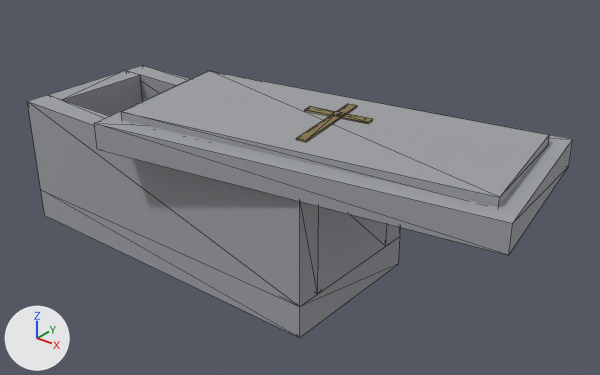
Renders of the FBX model Assets/HollowCurrent/Resources/Castle/Sarcophagus.fbx from each side of a commit.
Both versions are drawn from a camera (50 mm lens) standing at (3.5, -3.43, 2.73) and looking at (0.68, 0.09, 0.55). Every picture has the same lights, and +X, +Y and +Z are marked at lower left. The first picture is the older version. Mesh edges are drawn as thin lines. Where no turn or scale is listed for an object, it has been applied to the vertices. Vertices at exactly the same position are counted once.

In view in the first picture: 'Sarcophagus'.
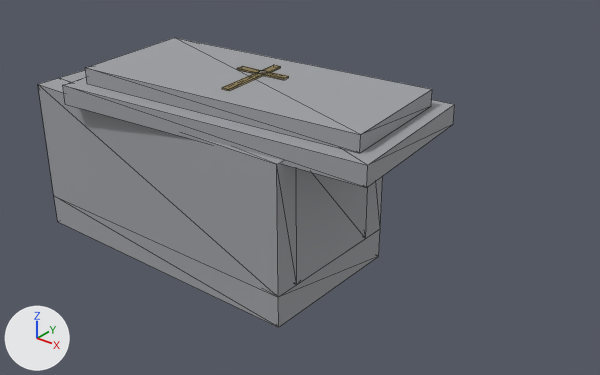
What the commit changed:
me_sarcophagus is used by ob_sarcophagus; location (0.0, 0.0, 0.0).
me_sarcophagus had 68 vertices, 120 faces and spanned x -1.15..2.22, y -0.73..0.73, z 0.0..1.07.
me_sarcophagus now has 68 vertices, 120 faces and spans x -1.0..1.49, y -0.59..0.59, z 0.0..1.21.
me_sarcophagus part 1: the loose piece of 8 vertices spanning x 0.87..1.03, y -0.3..0.3, z 1.06..1.07 is turned -4 degrees about the z axis through its middle and scaled by 0.833, then moved by (-0.55, 0.0, 0.14).
me_sarcophagus part 2: the loose piece of 8 vertices spanning x 0.73..1.13, y 0.06..0.18, z 1.06..1.07 is turned -4 degrees about the z axis through its middle and scaled by 0.85, then moved by (-0.54, -0.02, 0.14).
me_sarcophagus part 3: 44 of 68 vertices moved; they spanned x -1.15..2.22, y -0.73..0.73, z 0.0..1.06 and now span x -1.0..1.49, y -0.59..0.59, z 0.0..1.2; mean shift (-0.2, 0.0, 0.08); largest move (2.22, -0.36, 0.85) -> (1.49, -0.41, 0.98).
Other edits to the shape of me_sarcophagus do not show in these pictures.

Where the change shows, as pixel boxes [x1, y1, x2, y2] in the pictures (600 x 375 px; the box of a moved part takes in the faces that stretch with it):
'Sarcophagus', reshaped (24% narrower, 6% taller)
    before: [27, 65, 573, 337]
    after: [38, 38, 455, 327]
part 1 of me_sarcophagus, moved or reshaped
    before: [296, 104, 357, 142]
    after: [222, 65, 281, 91]
part 2 of me_sarcophagus, moved or reshaped
    before: [305, 106, 373, 124]
    after: [237, 66, 289, 80]
part 3 of me_sarcophagus, moved or reshaped
    before: [27, 65, 573, 337]
    after: [38, 38, 455, 327]
